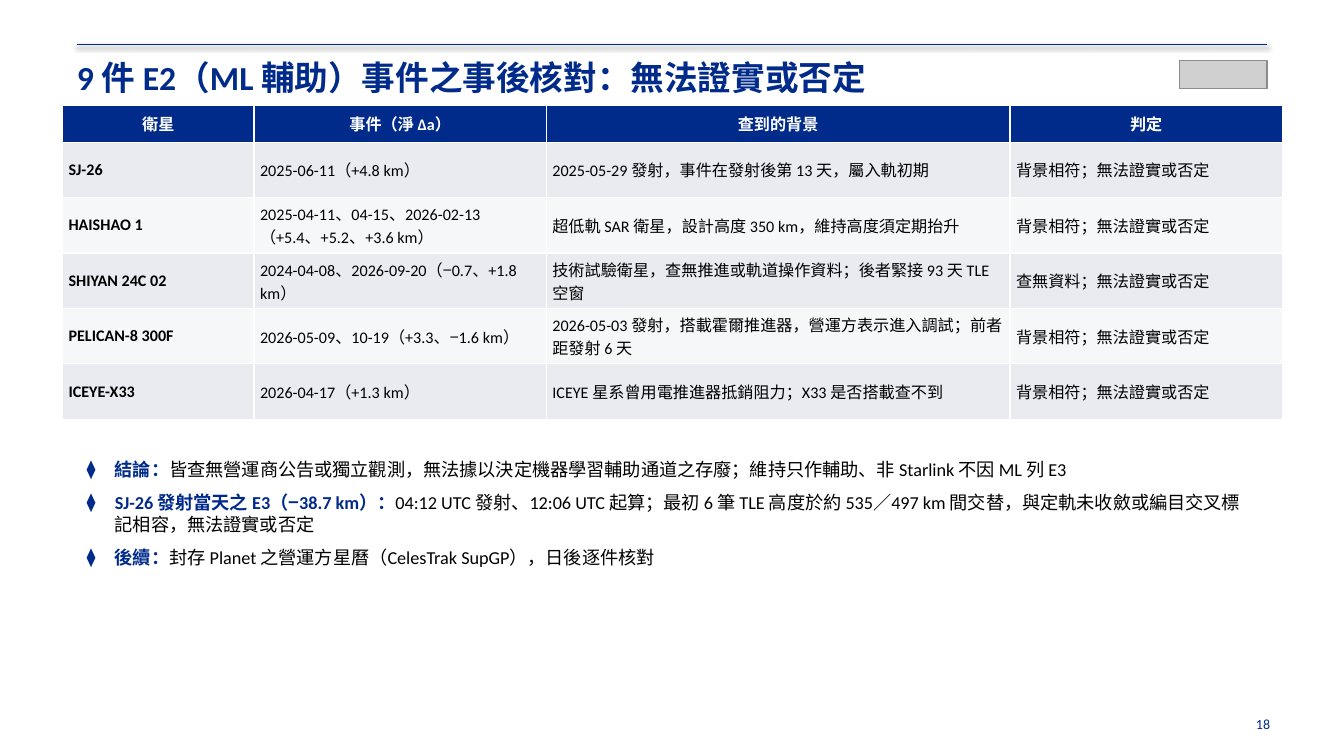
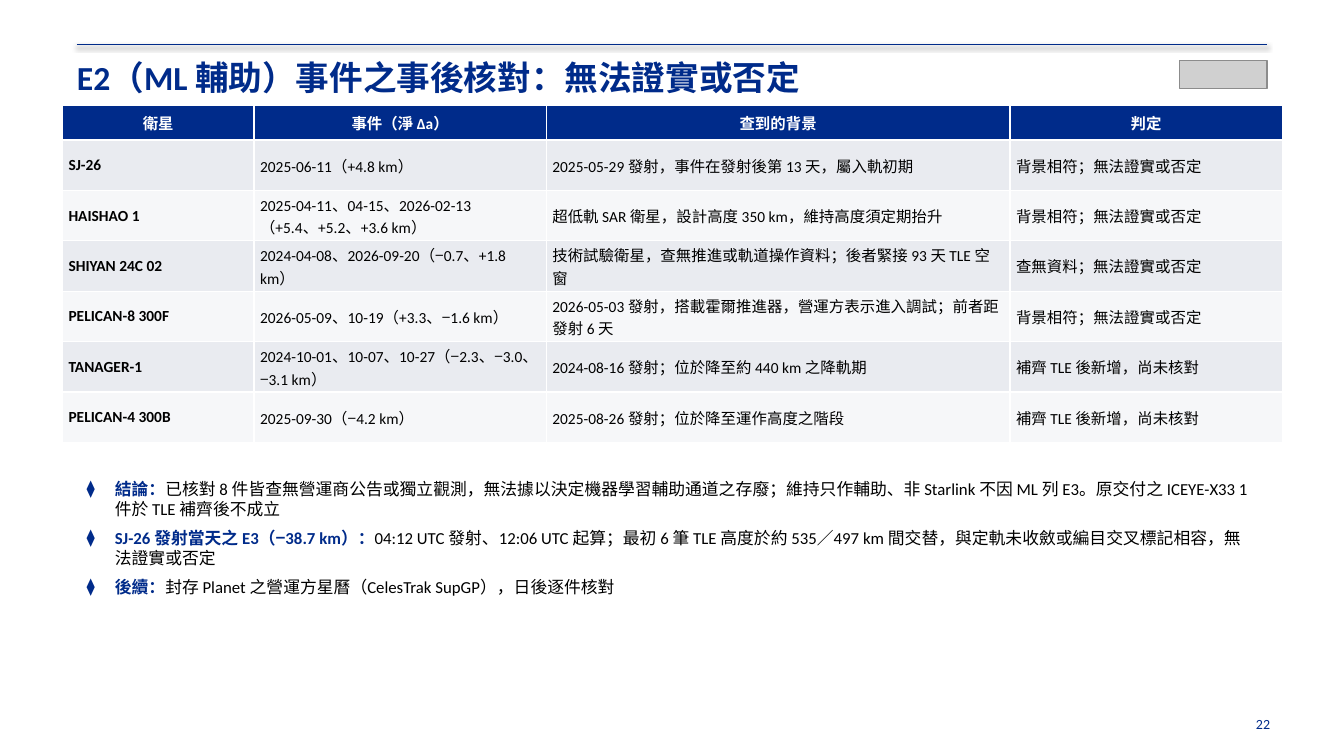
Before and after one commit to RhynoW/Sat_TraingDataExtension, a slide deck: slide 22 of output/期末交付_文件包_20261118/01_期末報告/期末報告_結案簡報_20261115.pptx (slide 18 before the commit). Drawn at 1344x756 pixels with LibreOffice and Linux fonts; fonts in the diff are those of the drawing; grey boxes stand for pictures. Boxes give left, top, right and bottom in pixels: in the first picture for what was removed or moved away, otherwise in the second. Text is boxed around its words. In the diff, an @@ line names an element or a change of style, - is before the commit and + after.

```diff
--- a/output/期末交付_文件包_20261118/01_期末報告/期末報告_結案簡報_20261115.pptx
+++ b/output/期末交付_文件包_20261118/01_期末報告/期末報告_結案簡報_20261115.pptx
@@ text at (x1=77, y1=61, x2=800, y2=94): text changed @@
-9 件 E2（ML 輔助）事件之事後核對：無法證實或否定
+E2（ML 輔助）事件之事後核對：無法證實或否定
@@ table at (x1=63, y1=106, x2=1282, y2=443) @@
-row 6: ICEYE-X33 | 2026-04-17（+1.3 km） | ICEYE 星系曾用電推進器抵銷阻力；X33 是否搭載查不到 | 背景相符；無法證實或否定
+row 6: TANAGER-1 | 2024-10-01、10-07、10-27（−2.3、−3.0、−3.1 km） | 2024-08-16 發射；位於降至約 440 km 之降軌期 | 補齊 TLE 後新增，尚未核對
+row 7: PELICAN-4 300B | 2025-09-30（−4.2 km） | 2025-08-26 發射；位於降至運作高度之階段 | 補齊 TLE 後新增，尚未核對
@@ text "結論：已核對 8 件皆查無營運商公告或獨立觀測，無法據以決定機器學習輔助通道之存廢；維持只作輔助、非 Starlink  ..." moved from (x1=115, y1=460, x2=1240, y2=567) to (x1=115, y1=480, x2=1247, y2=596) @@
@@ text at (x1=115, y1=480, x2=1247, y2=517): text changed; size 13 to 12 pt @@
-⧫ 結論：皆查無營運商公告或獨立觀測，無法據以決定機器學習輔助通道之存廢；維持只作輔助、非 Starlink 不因 ML 列 E3
+⧫ 結論：已核對 8 件皆查無營運商公告或獨立觀測，無法據以決定機器學習輔助通道之存廢；維持只作輔助、非 Starlink 不因 ML 列 E3。原交付之 ICEYE-X33 1 件於 TLE 補齊後不成立
@@ text at (x1=115, y1=529, x2=1241, y2=596): size 13 to 12 pt in "SJ-26 發射當天之 E3（−38.7 km）：04:12 UTC 發射、12:06 UTC ...", "後續：封存 Planet 之營運方星曆（CelesTrak SupGP），日後逐件核對"; less space between paragraphs @@
@@ text at (x1=1256, y1=720, x2=1270, y2=729): text changed @@
-18
+22
```
Also in this commit, not shown: 20 other slides changed, 9 slides added, 40 other files.
